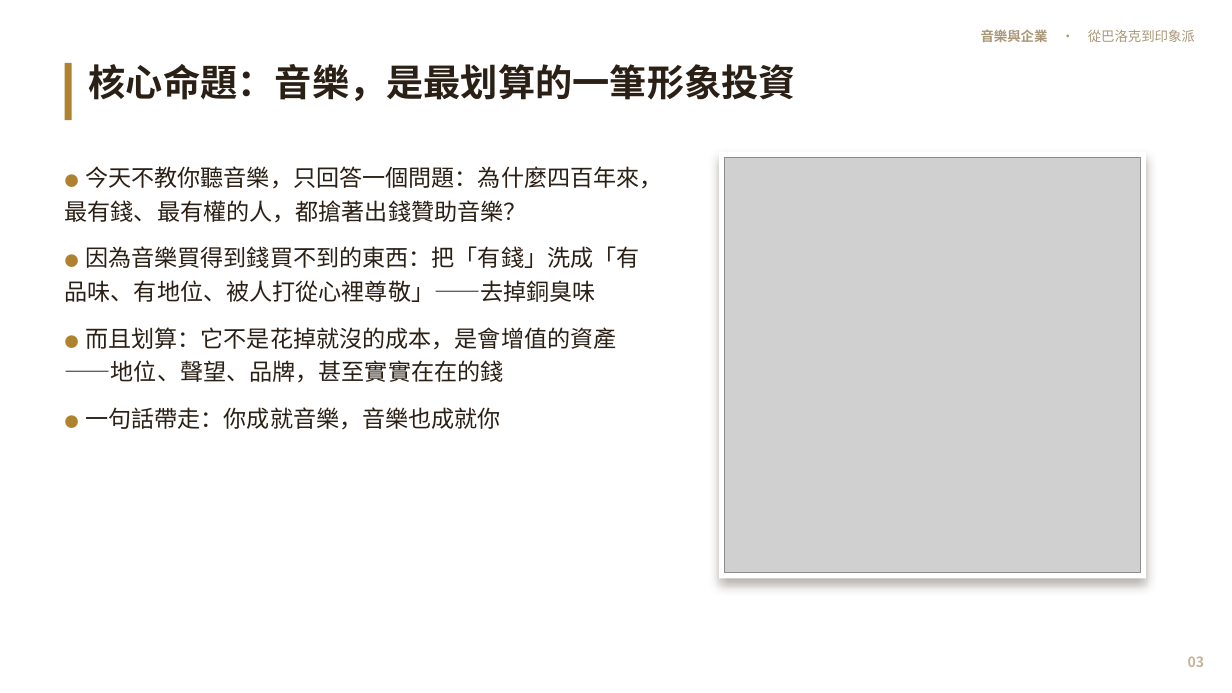
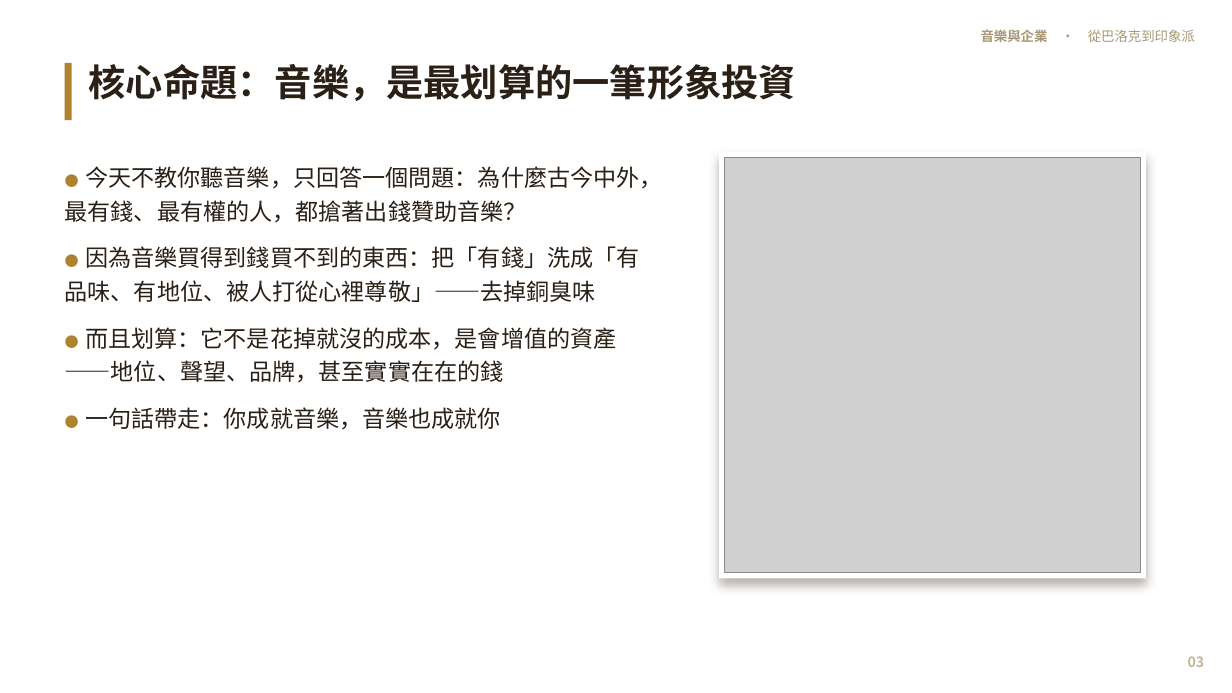
Before and after one commit to kblab2024/music-business-lecture, a slide deck: slide 3 of docs/downloads/音樂與企業-投影片.pptx. Drawn at 1232x693 pixels with LibreOffice and Linux fonts; fonts in the diff are those of the drawing; grey boxes stand for pictures. Boxes give left, top, right and bottom in pixels: in the first picture for what was removed or moved away, otherwise in the second. Text is boxed around its words. In the diff, an @@ line names an element or a change of style, - is before the commit and + after.

```diff
--- a/docs/downloads/音樂與企業-投影片.pptx
+++ b/docs/downloads/音樂與企業-投影片.pptx
@@ text at bbox=[65, 166, 663, 223]: text changed @@
-● 今天不教你聽音樂，只回答一個問題：為什麼四百年來，最有錢、最有權的人，都搶著出錢贊助音樂？
+● 今天不教你聽音樂，只回答一個問題：為什麼古今中外，最有錢、最有權的人，都搶著出錢贊助音樂？
```
Also in this commit, not shown: 11 other slides changed, 7 other files.
